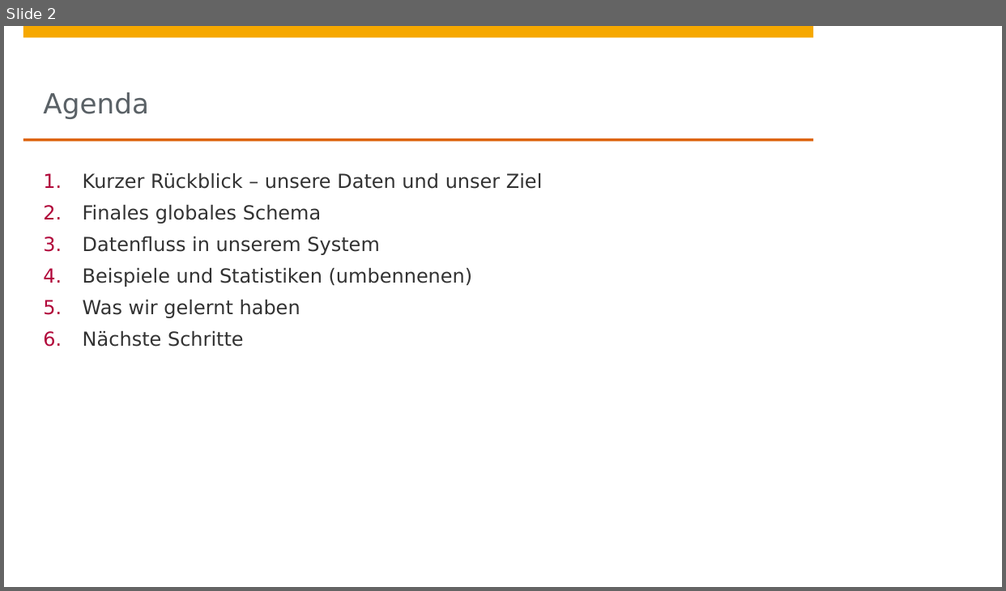
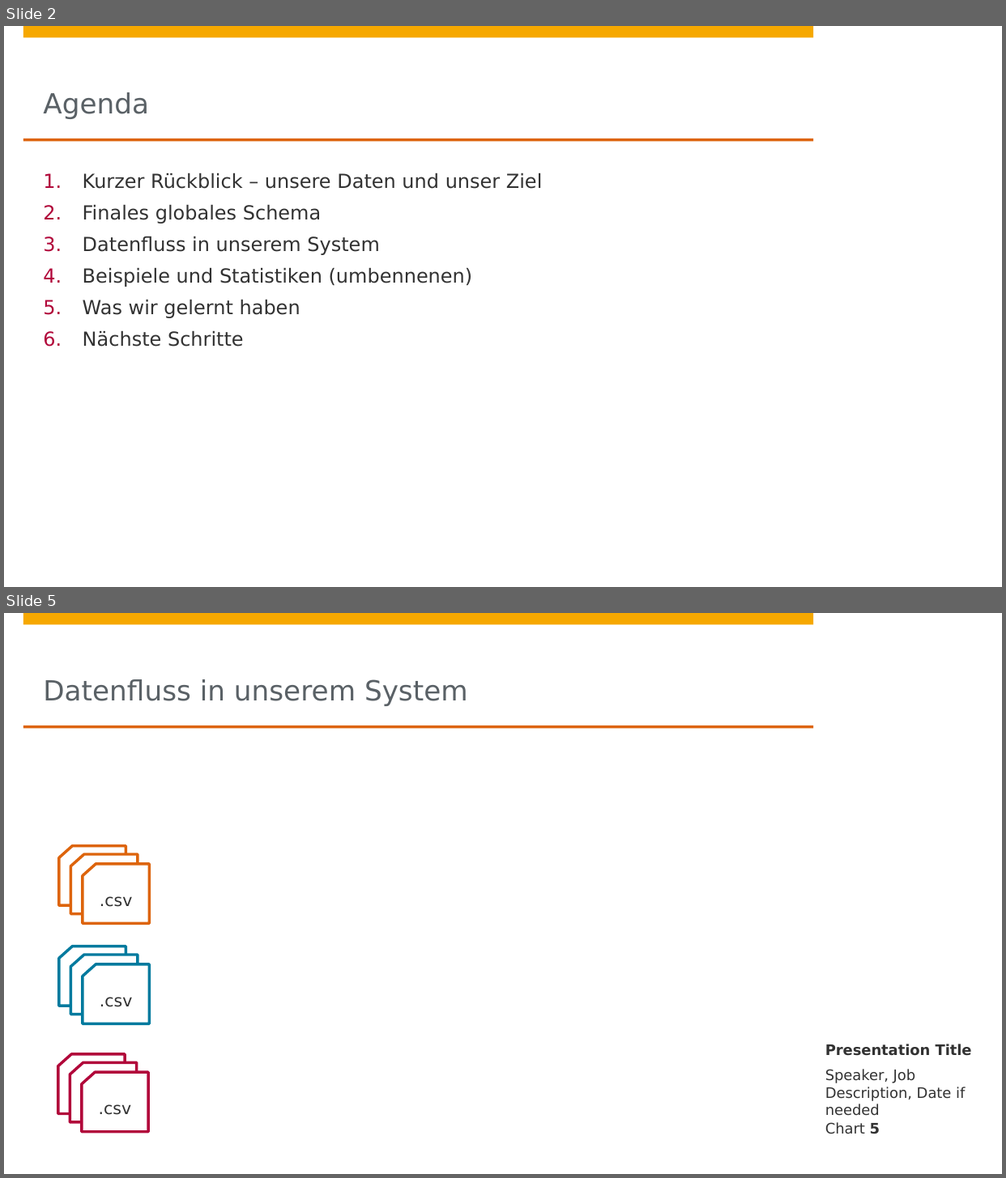
Before and after one commit to johanneshoetter/Health-Data-Integration, a slide deck: presentations/integration.pptx. Shown one above the other, each under a label of ours: slide 2 before the commit, slides 2 and 5 after it; the slides between them are not shown. The pictures are 1006x591 and 1006x1178 pixels, drawn with LibreOffice and Linux fonts; fonts in the diff are those of the drawing; background and template pictures are left out. Boxes give left, top, right and bottom in pixels: in the first picture for what was removed or moved away, otherwise in the second. Text is boxed around its words. In the diff, an @@ line names an element or a change of style, - is before the commit and + after.

```diff
--- a/presentations/integration.pptx
+++ b/presentations/integration.pptx
@@ slide 5 added at (4,613,1002,1174), background #FFFFFF; not listed: 4 template elements that a slide beside it also shows @@
@@ title added at (43,679,468,706), 20 pt, text #5A6166 @@
+Datenfluss in unserem System
@@ flow chart punched card added at (59,845,126,905), fill #FFFFFF, outline #DD640C 2 pt, 12 pt, text #323232 @@
+.csv
@@ flow chart punched card added at (71,854,138,914), fill #FFFFFF, outline #DD640C 2 pt, 12 pt, text #323232 @@
+.csv
@@ flow chart punched card added at (83,864,150,924), fill #FFFFFF, outline #DD640C 2 pt, 12 pt, text #323232 @@
+.csv
@@ flow chart punched card added at (59,946,126,1006), fill #FFFFFF, outline #007A9E 2 pt, 12 pt, text #323232 @@
+.csv
@@ flow chart punched card added at (71,956,138,1015), fill #FFFFFF, outline #007A9E 2 pt, 12 pt, text #323232 @@
+.csv
@@ flow chart punched card added at (83,965,150,1024), fill #FFFFFF, outline #007A9E 2 pt, 12 pt, text #323232 @@
+.csv
@@ text added at (825,1044,972,1056), 10.5 pt, text #323232, bold @@
+Presentation Title
@@ flow chart punched card added at (58,1054,125,1114), fill #FFFFFF, outline #B1063A 2 pt, 12 pt, text #323232 @@
+.csv
@@ flow chart punched card added at (70,1063,137,1123), fill #FFFFFF, outline #B1063A 2 pt, 12 pt, text #323232 @@
+.csv
@@ flow chart punched card added at (82,1072,149,1132), fill #FFFFFF, outline #B1063A 2 pt, 12 pt, text #323232 @@
+.csv
@@ text added at (825,1069,965,1116), 10.5 pt, text #323232 @@
+Speaker, Job Description, Date if needed
@@ page number added at (825,1122,880,1135), 10.5 pt, text #323232 @@
+Chart 5
```
Also in this commit, not shown: 3 slides changed, 3 other slides added, 7 slides removed, 5 other files.
